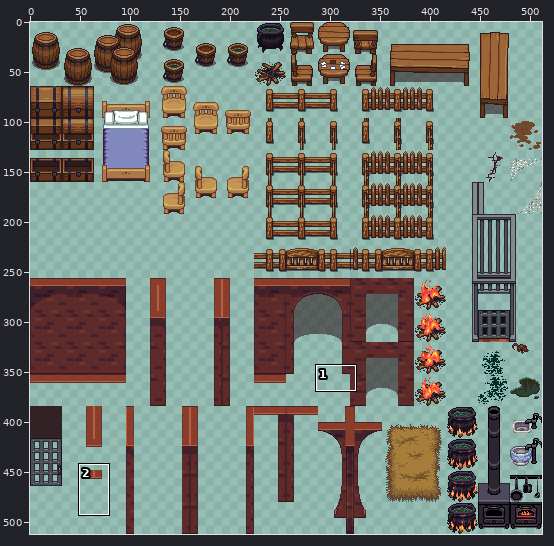
A sprite sheet gets an edit: res/Tileset-Interior.png. The picture above shows the old version from afar; the outline marks the close-up.
Close-up. Before:
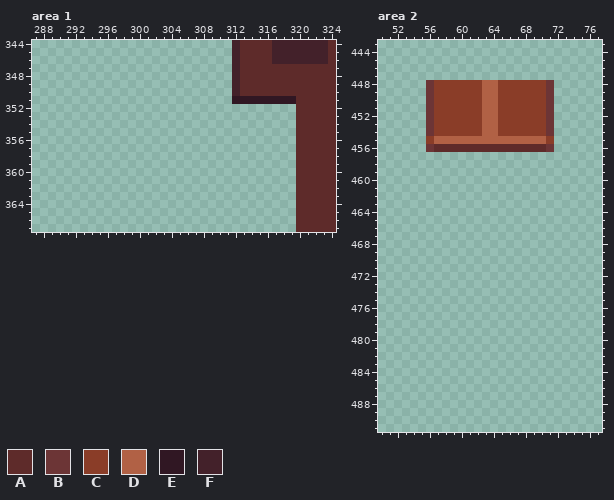
The file is 512x512 pixels. Colours within 5 levels of each other are drawn and written as one. Shown: area 1: x 287..324, y 344..367; area 2: x 50..77, y 443..491. The commit also changed other parts of the picture, which this record leaves out.
Palette (. is transparent): A #5e2b2a  B #6c3536  C #8a3d28  D #b16145  E #301723  F #43212a
Pixels before, area 1, first column x 312:
344 FAAAAFFFFFFFA
345 FAAAAFFFFFFFA
346 FAAAAFFFFFFFA
347 FAAAAAAAAAAAA
348 FAAAAAAAAAAAA
349 FAAAAAAAAAAAA
350 FAAAAAAAAAAAA
351 EEEEEEEEAAAAA
352 ........AAAAA
353 ........AAAAA
354 ........AAAAA
355 ........AAAAA
356 ........AAAAA
357 ........AAAAA
358 ........AAAAA
359 ........AAAAA
360 ........AAAAA
361 ........AAAAA
362 ........AAAAA
363 ........AAAAA
364 ........AAAAA
365 ........AAAAA
366 ........AAAAA
367 ........AAAAA
Pixels before, area 2, first column x 56:
448 BCCCCCCDDCCCCCCB
449 BCCCCCCDDCCCCCCB
450 BCCCCCCDDCCCCCCB
451 BCCCCCCDDCCCCCCB
452 BCCCCCCDDCCCCCCB
453 BCCCCCCDDCCCCCCB
454 BCCCCCCDDCCCCCCB
455 CDDDDDDDDDDDDDDC
456 BAAAAAAAAAAAAAAB
New version:
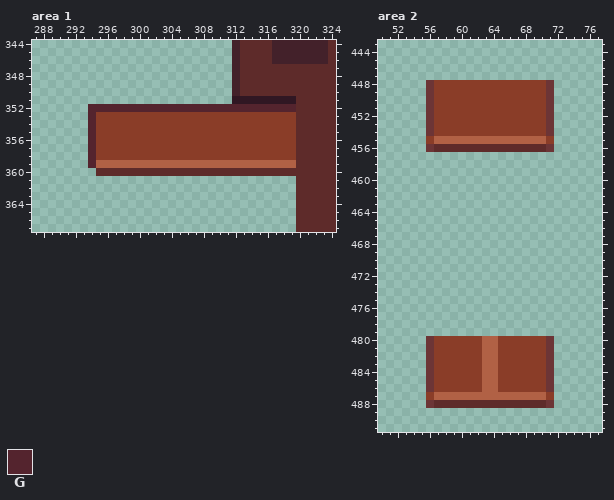
Colours new in this view: G #54242e
From old to new:
Changed rows in their new state; - is an unchanged pixel.
Area 1:
first column x 294:
352 GGGGGGGGGGGGGGGGGGGGGGGGGG
353 GCCCCCCCCCCCCCCCCCCCCCCCCC
354 GCCCCCCCCCCCCCCCCCCCCCCCCC
355 GCCCCCCCCCCCCCCCCCCCCCCCCC
356 GCCCCCCCCCCCCCCCCCCCCCCCCC
357 GCCCCCCCCCCCCCCCCCCCCCCCCC
358 GCCCCCCCCCCCCCCCCCCCCCCCCC
359 GDDDDDDDDDDDDDDDDDDDDDDDDD
360 -AAAAAAAAAAAAAAAAAAAAAAAAA
Area 2:
first column x 63:
448 CC
449 CC
450 CC
451 CC
452 CC
453 CC
454 CC
first column x 56:
480 BCCCCCCDDCCCCCCB
481 BCCCCCCDDCCCCCCB
482 BCCCCCCDDCCCCCCB
483 BCCCCCCDDCCCCCCB
484 BCCCCCCDDCCCCCCB
485 BCCCCCCDDCCCCCCB
486 BCCCCCCDDCCCCCCB
487 CDDDDDDDDDDDDDDC
488 BAAAAAAAAAAAAAAB
Changed places in both close-ups, as pixel boxes (x1, y1, x2, y2):
added: (88, 104, 296, 176)
changed: (482, 80, 498, 136)
added: (426, 336, 554, 408)
